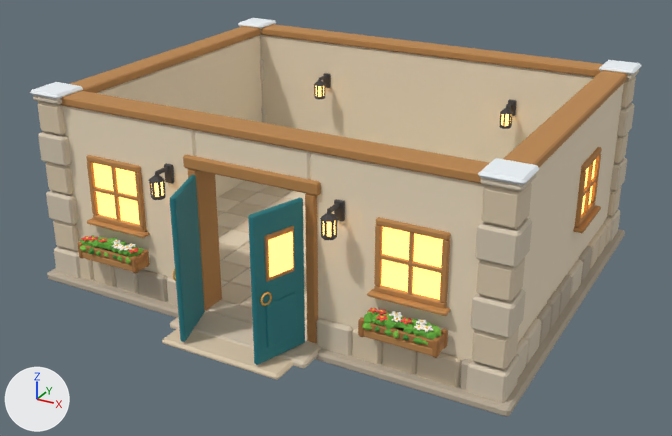
Before and after pictures for a commit that changed the glTF model Models/arcade/arcade_shell.glb.
Rendered twice from a camera (50 mm lens) standing at (5.81, -10.99, 6.0) and looking at (0.07, -0.54, 0.78). Every picture has the same lights, and +X, +Y and +Z are marked at lower left. The first picture is the older version. Where no turn or scale is listed for an object, it has been applied to the vertices. Vertices at exactly the same position are counted once.

Objects in the first picture: 'arcade_shell'.
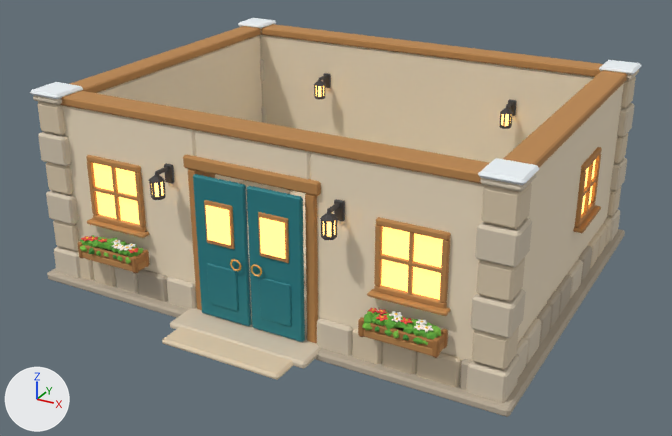
Pixel boxes [x1, y1, x2, y2] of what changed, in the pictures (672 x 436 px):
'part_door_r', added (cyan)
    after: [247, 186, 305, 342]
    faces in mat_teal: [247, 186, 305, 342]
    faces in mat_glow_window: [260, 217, 286, 259]
    faces in mat_wood: [258, 212, 289, 263]
'part_door_l', added (cyan)
    after: [193, 174, 252, 326]
    faces in mat_teal: [193, 174, 252, 326]
    faces in mat_glow_window: [206, 205, 231, 245]
    faces in mat_wood: [204, 200, 235, 249]
part 1 of me_arcade_shell, deleted (cyan)
    before: [170, 175, 305, 365]

The edits, one by one:
me_arcade_shell is used by ob_arcade_shell; location (0.0, 0.0, 0.0).
me_arcade_shell had 8460 vertices, 15116 faces and spanned x -3.4..3.4, y -3.35..2.7, z -0.08..2.67.
me_arcade_shell now has 8220 vertices, 14668 faces and spans x -3.4..3.4, y -3.35..2.7, z -0.08..2.67.
me_arcade_shell part 1: 10 loose pieces with 240 vertices, spanning x -0.79..0.79, y -3.33..-2.6, z 0.07..1.97, are deleted.
Other edits to the shape of me_arcade_shell do not show in these pictures.
me_arcade_shell no longer uses material mat_teal.
me_arcade_shell no longer uses material mat_gold.
Mesh me_arcade_shell_door_r is new.
It has 120 vertices, 224 faces and spans x -0.74..0.0, y -0.09..0.04, z 0.0..1.9.
Faces by material slot: [44, 88, 12, 80].
It uses material mat_wood.
It uses material mat_teal.
It uses material mat_glow_window.
It uses material mat_gold.
Mesh me_arcade_shell_door_l is new.
It has 120 vertices, 224 faces and spans x 0.0..0.74, y -0.09..0.04, z 0.0..1.9.
Faces by material slot: [44, 88, 12, 80].
It uses material mat_wood.
It uses material mat_teal.
It uses material mat_glow_window.
It uses material mat_gold.
Object 'part_door_r' (ob_part_door_r) is new; it shows me_arcade_shell_door_r.
Its location is (0.76, -2.6, 0.07).
Object 'part_door_l' (ob_part_door_l) is new; it shows me_arcade_shell_door_l.
Its location is (-0.76, -2.6, 0.07).
